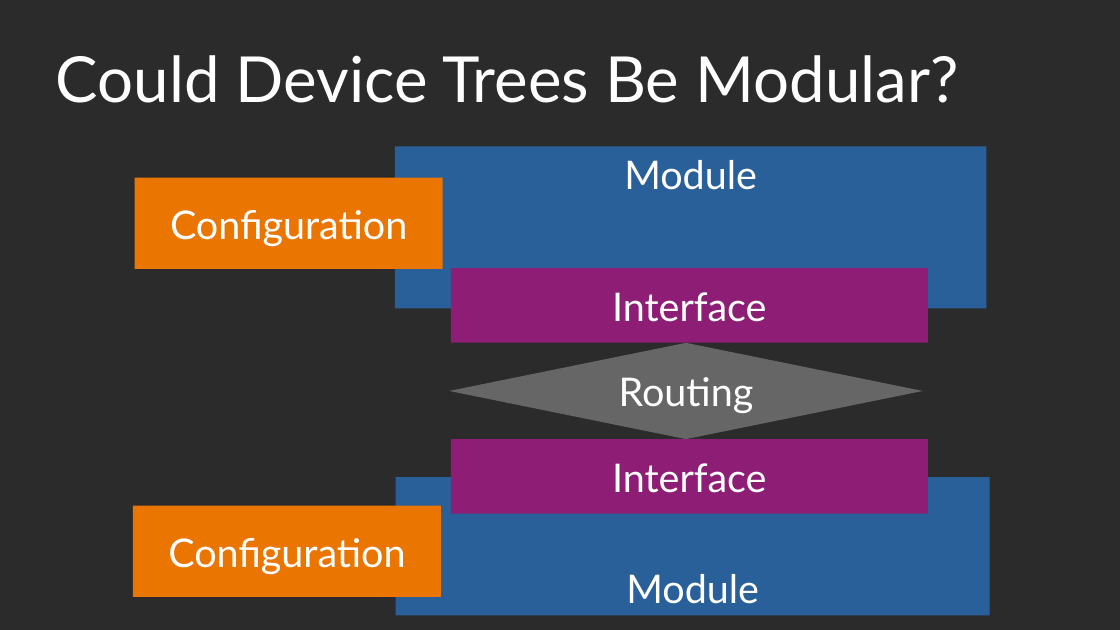
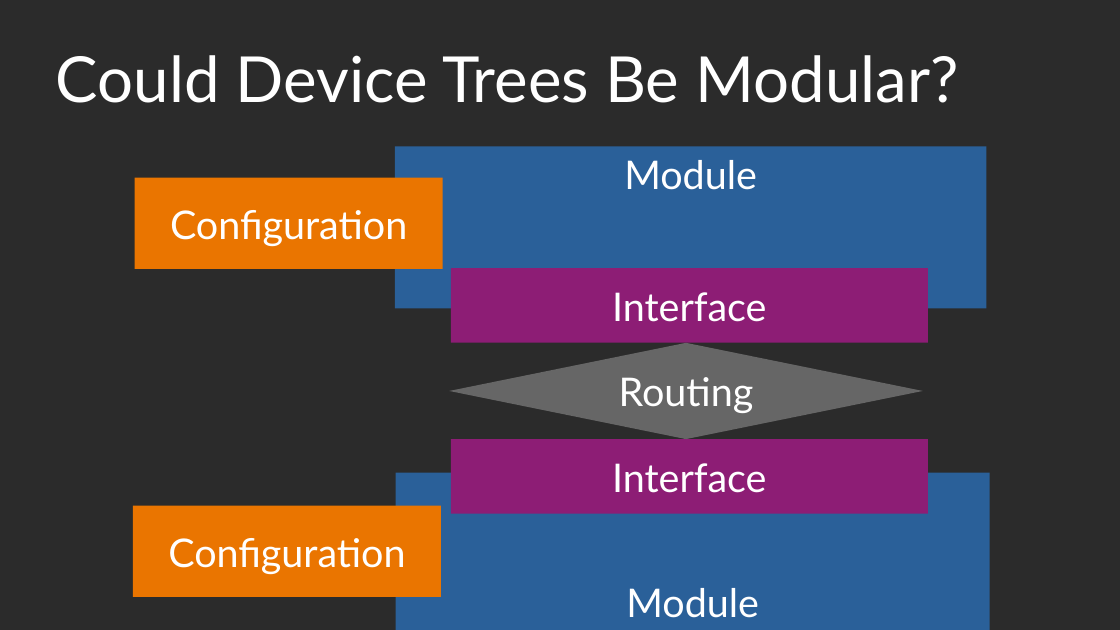
Before and after one commit to xypron/dte, a slide deck: slide 12 of Device Trees Are Not Static.odp. Drawn at 1120x630 pixels with LibreOffice and Linux fonts; fonts in the diff are those of the drawing; background and template pictures are left out; a plain dark background stands for a picture behind light text. Boxes give left, top, right and bottom in pixels: in the first picture for what was removed or moved away, otherwise in the second. Text is boxed around its words. In the diff, an @@ line names an element or a change of style, - is before the commit and + after.

```diff
--- a/Device Trees Are Not Static.odp
+++ b/Device Trees Are Not Static.odp
@@ rectangle "Module": place and size @@
-rectangle "Module" at bbox=[395, 478, 990, 616]
+rectangle "Module" at bbox=[395, 473, 990, 630]
```
Also in this commit, not shown: 1 other file.
